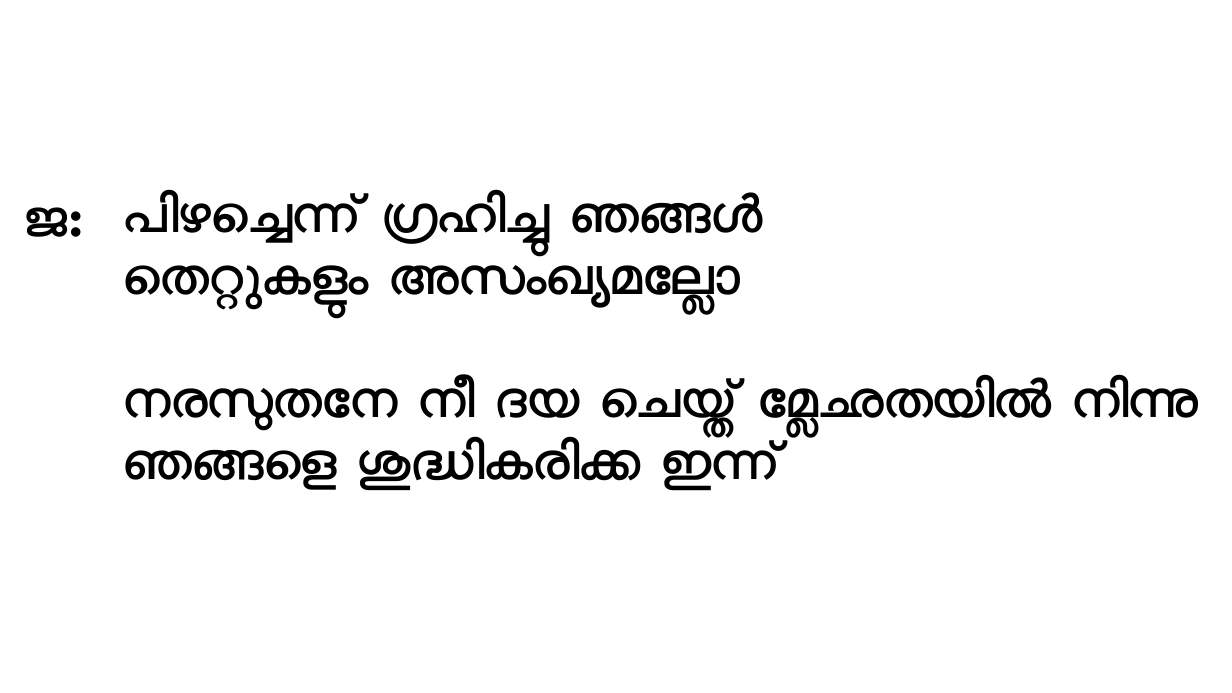
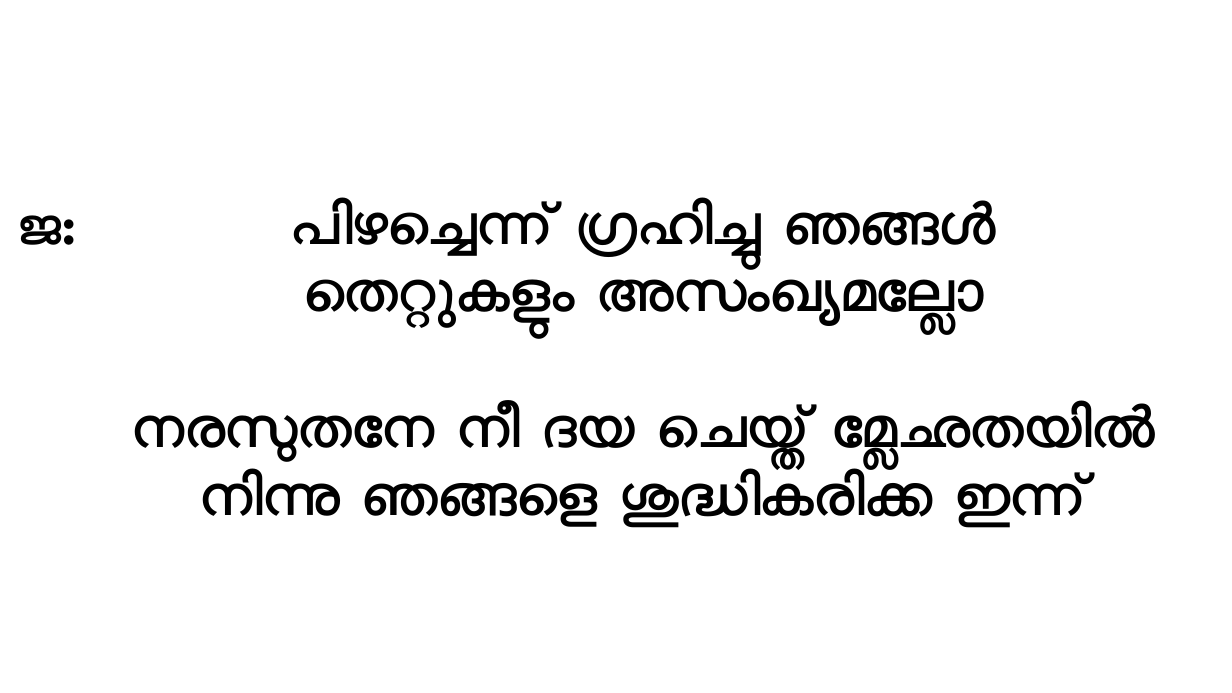
Before and after one commit to gijocode/Church_PPT_Utility, a slide deck: slide 106 of templates/malayalam_service_template.pptx. Drawn at 1232x693 pixels with LibreOffice and Linux fonts; fonts in the diff are those of the drawing. Boxes give left, top, right and bottom in pixels: in the first picture for what was removed or moved away, otherwise in the second. Text is boxed around its words. In the diff, an @@ line names an element or a change of style, - is before the commit and + after.

```diff
--- a/templates/malayalam_service_template.pptx
+++ b/templates/malayalam_service_template.pptx
@@ text "പിഴച്ചെന്ന് ഗ്രഹിച്ചു ഞങ്ങൾ" moved from (x1=124, y1=193, x2=1199, y2=491) to (x1=133, y1=199, x2=1156, y2=528) @@
@@ text "പിഴച്ചെന്ന് ഗ്രഹിച്ചു ഞങ്ങൾ" at (x1=133, y1=199, x2=1156, y2=528): size 40 to 44 pt; alignment left to centre @@
@@ text "ജ:" moved from (x1=25, y1=207, x2=82, y2=237) to (x1=19, y1=215, x2=76, y2=245) @@
```
Also in this commit, not shown: 18 other slides changed, 1 other file.
